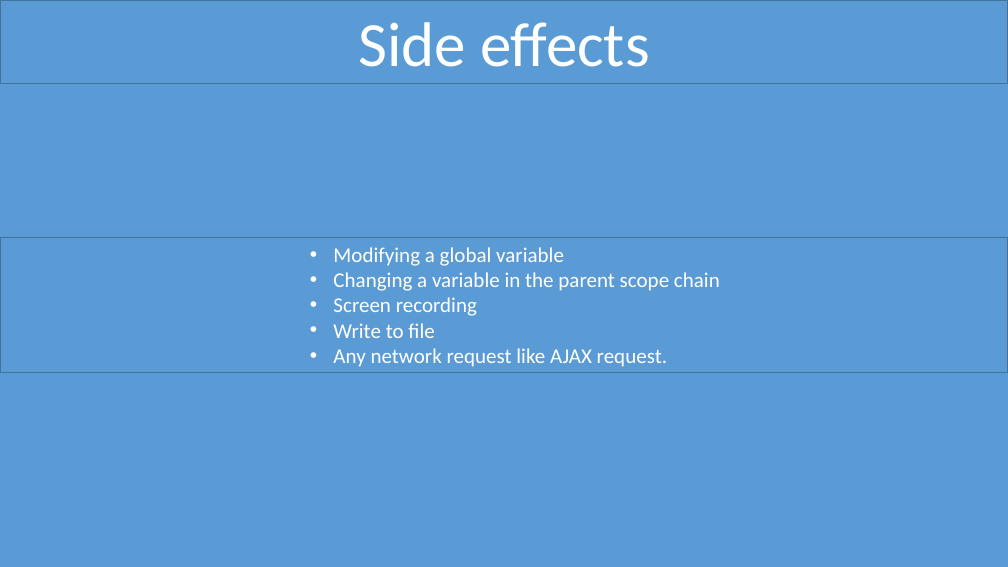
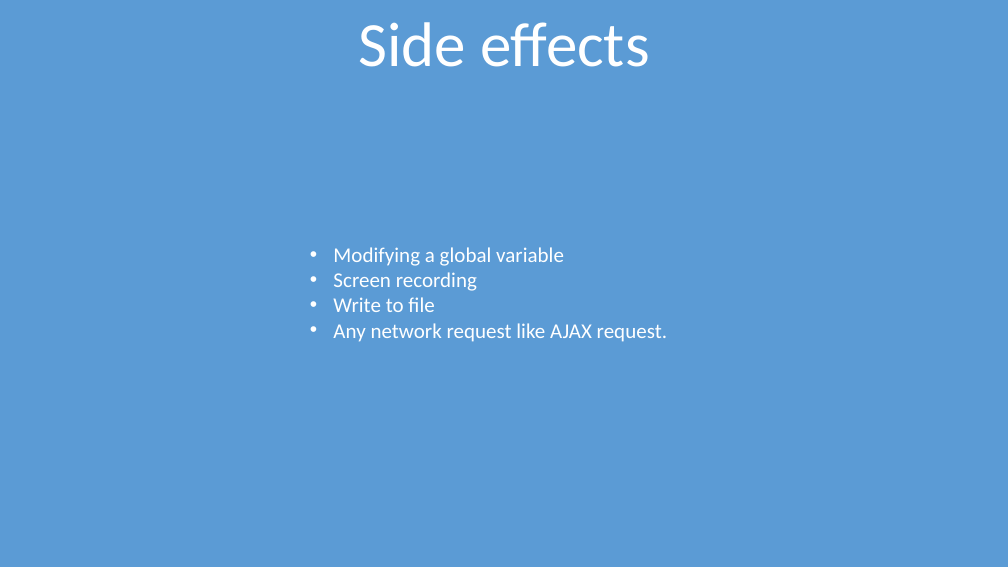
Before and after one commit to TigranVardanyan/React-component-lifecycle, a slide deck: slide 7 of React component lifecycle.pptx (slide 3 before the commit). Drawn at 1008x567 pixels with LibreOffice and Linux fonts; fonts in the diff are those of the drawing. Boxes give left, top, right and bottom in pixels: in the first picture for what was removed or moved away, otherwise in the second. Text is boxed around its words. In the diff, an @@ line names an element or a change of style, - is before the commit and + after.

Commit message:
Presentation changes

```diff
--- a/React component lifecycle.pptx
+++ b/React component lifecycle.pptx
@@ text "Side effects" moved from (x1=0, y1=0, x2=1008, y2=84) to (x1=358, y1=22, x2=650, y2=67) @@
@@ text "Side effects" at (x1=358, y1=22, x2=650, y2=67): outline #43739E 1 pt to none @@
@@ text "Modifying a global variable" at (x1=333, y1=247, x2=667, y2=342): outline #43739E 1 pt to none @@
@@ text "Modifying a global variable" moved from (x1=0, y1=237, x2=1008, y2=372) to (x1=333, y1=247, x2=667, y2=342) @@
@@ text at (x1=333, y1=272, x2=720, y2=291): paragraph removed @@
-                • Changing a variable in the parent scope chain
```
Also in this commit, not shown: 1 other slide changed, 5 slides added.
